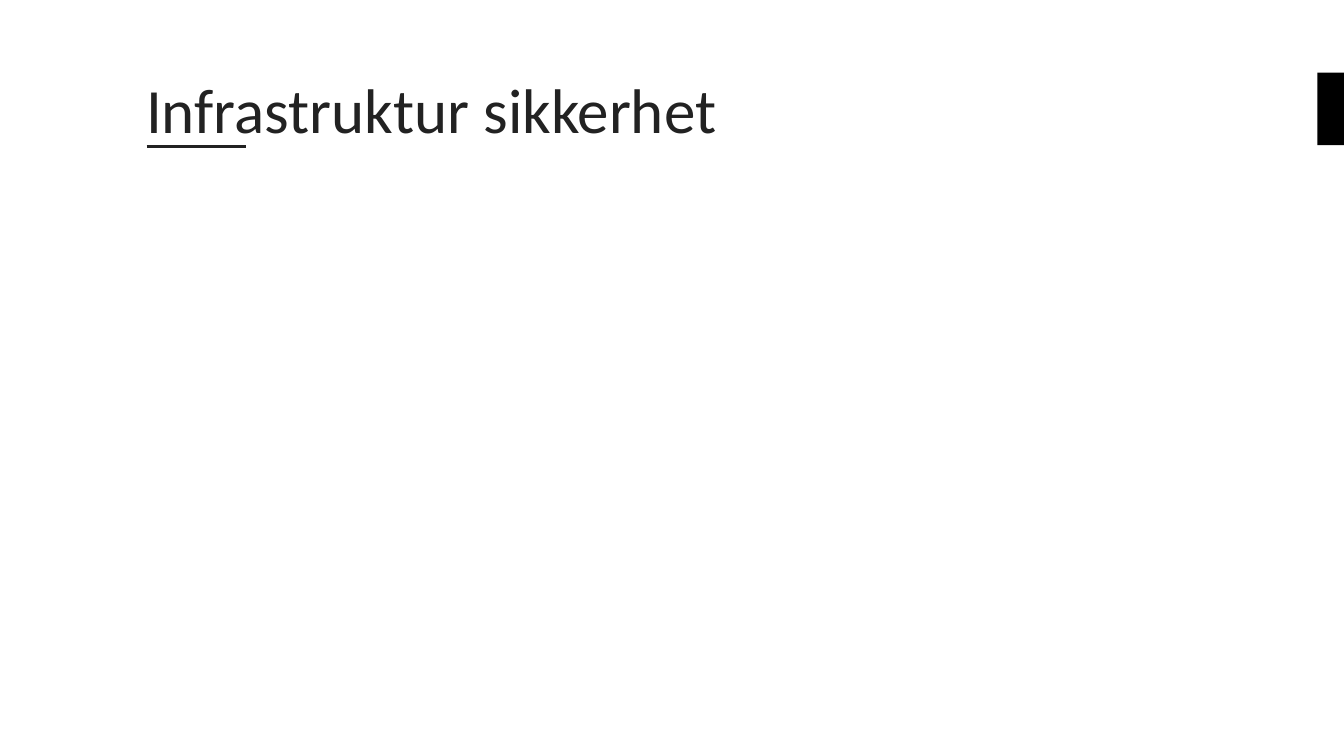
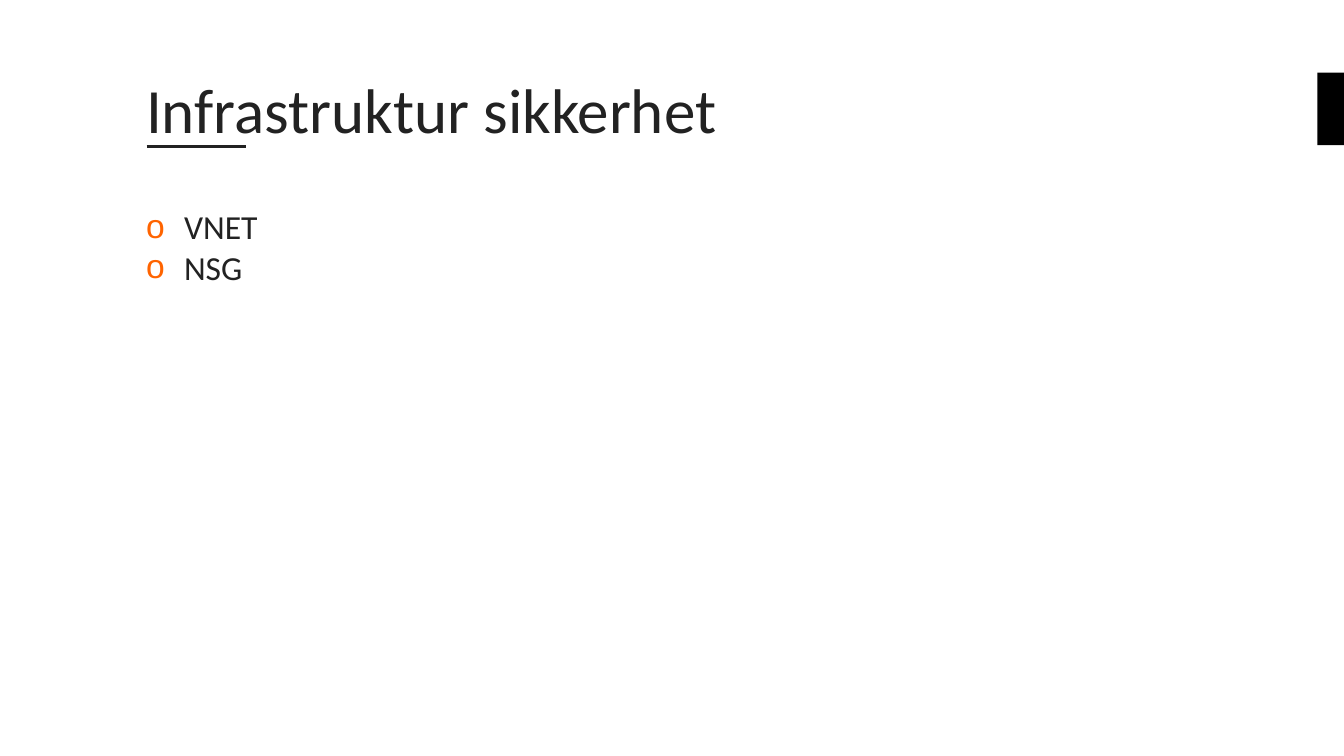
Before and after one commit to bouvet/azure-workshops, a slide deck: slide 17 of Workshop_3/Presentasjon/Azureskolen-Workshop#3.pptx (slide 18 before the commit). Drawn at 1344x756 pixels with LibreOffice and Linux fonts; fonts in the diff are those of the drawing; background and template pictures are left out. Boxes give left, top, right and bottom in pixels: in the first picture for what was removed or moved away, otherwise in the second. Text is boxed around its words. In the diff, an @@ line names an element or a change of style, - is before the commit and + after.

```diff
--- a/Workshop_3/Presentasjon/Azureskolen-Workshop#3.pptx
+++ b/Workshop_3/Presentasjon/Azureskolen-Workshop#3.pptx
@@ text added at (x1=184, y1=217, x2=258, y2=281), 24 pt, text #222222 @@
+o VNET
+o NSG
```
Also in this commit, not shown: 6 other slides changed, 1 slide removed.
